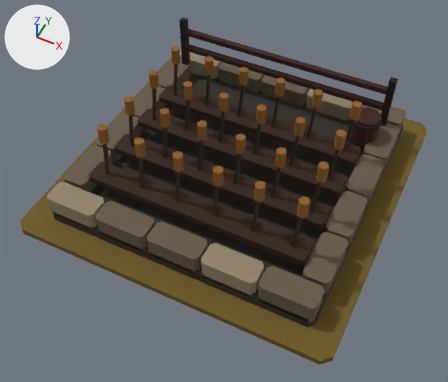
An edit to the glTF model art/farm_t2/farm_t2.glb, drawn before and after from the same camera.
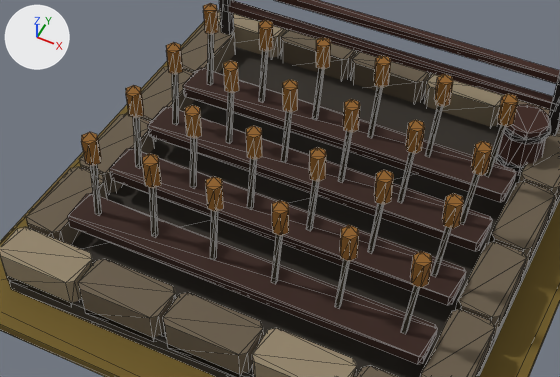
Each version appears first whole from a camera (50 mm lens) standing at (1.37, -2.97, 3.48) and looking at (0.03, -0.29, 0.14), and next in a close-up on the part from 11% to 87% of the width and 12% to 71% of the height. Every picture has the same lights, and +X, +Y and +Z are marked at upper left. The first two pictures are the older version. The close-ups show mesh edges as thin lines.

Objects in the first close-up: 'MMR | farm | T02 Architecture.001', 'MMR | farm | Tier 02 Ground.001'.
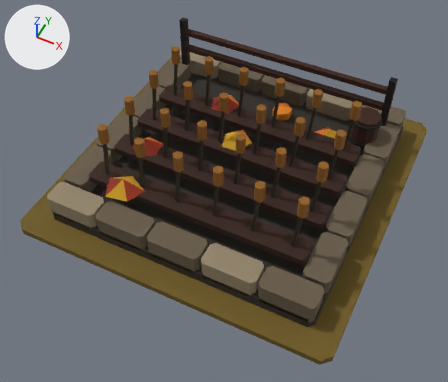
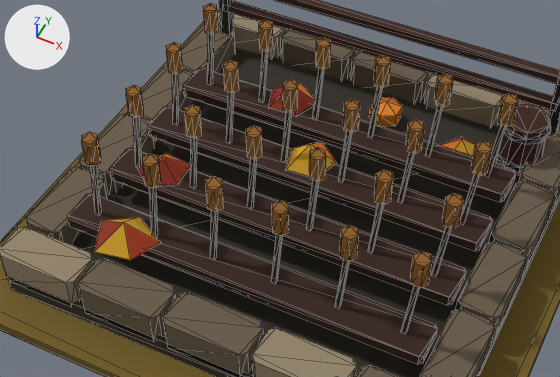
Boxes [x1, y1, x2, y2] around the edits, measured in the close-ups (560 x 377 px):
'MMR | farm | T02 Autumn Dressing.001', added
    after: [94, 84, 475, 260]

The edits, one by one:
Mesh me_mmr___farm___t02_autumn_dressing_001 is new.
It has 43 vertices, 43 faces and spans x -0.71..0.61, y -0.84..0.71, z 0.08..0.37.
It uses material mat_mmr___shared_palette_atlas (picture img_mmr_shared_color_palette_64).
Object 'MMR | farm | T02 Autumn Dressing.001' (ob_mmr___farm___t02_autumn_dressing_001) is new; it shows me_mmr___farm___t02_autumn_dressing_001.
Its location is (0.0, 0.0, 0.05).
